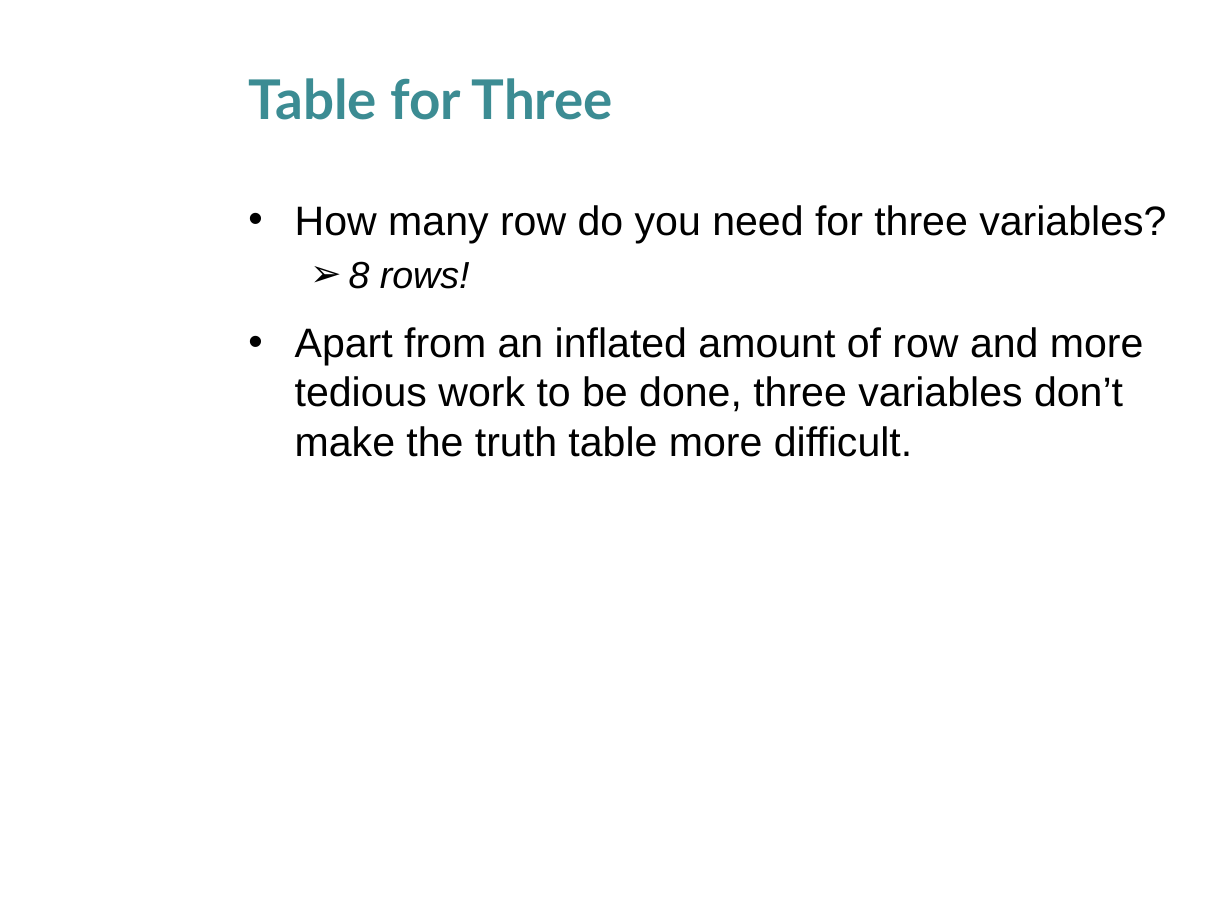
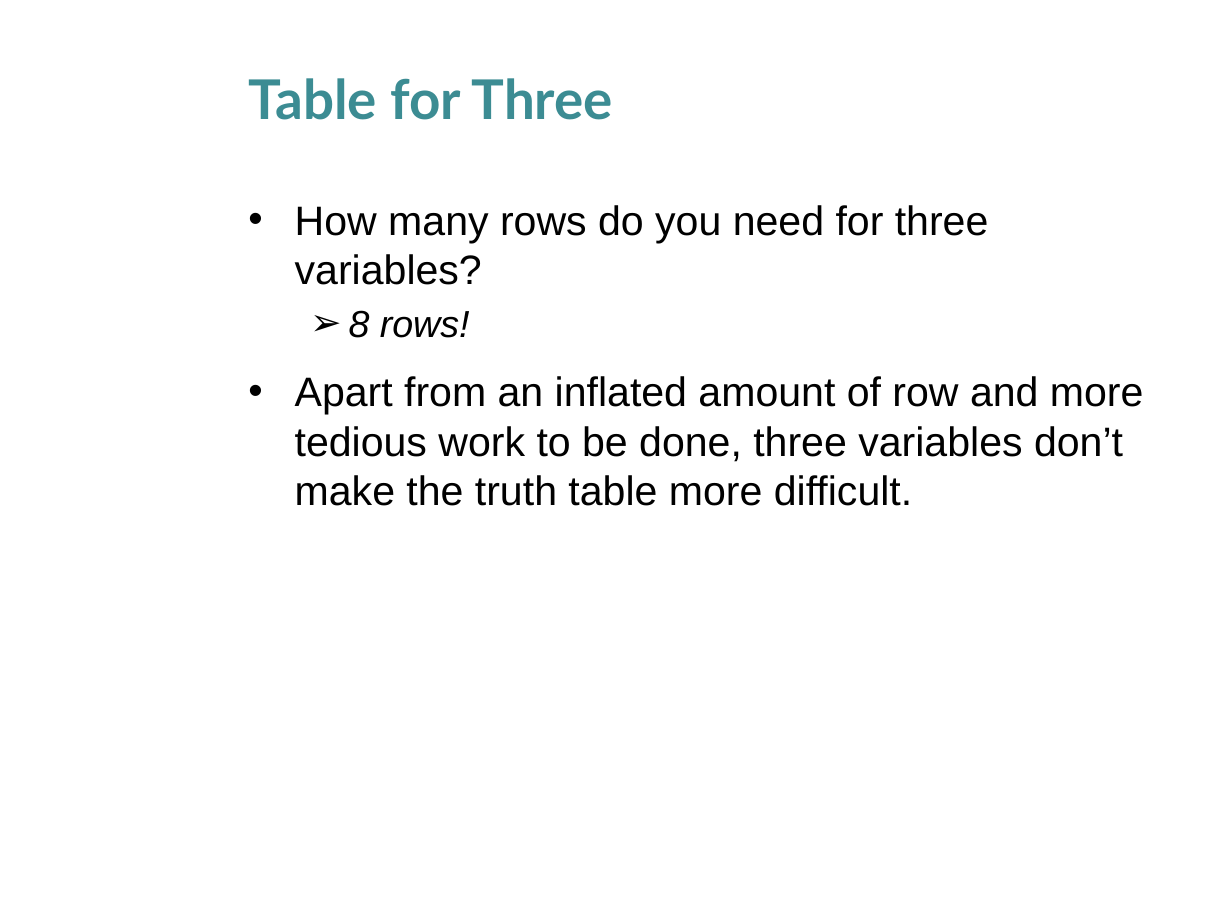
Before and after one commit to husathap/husathap.github.io, a slide deck: slide 27 of teaching/f15_cpsc217/Week_4_1.pptx. Drawn at 1232x924 pixels with LibreOffice and Linux fonts; fonts in the diff are those of the drawing; background and template pictures are left out. Boxes give left, top, right and bottom in pixels: in the first picture for what was removed or moved away, otherwise in the second. Text is boxed around its words. In the diff, an @@ line names an element or a change of style, - is before the commit and + after.

```diff
--- a/teaching/f15_cpsc217/Week_4_1.pptx
+++ b/teaching/f15_cpsc217/Week_4_1.pptx
@@ text at [295, 205, 989, 285]: text changed @@
-• How many row do you need for three variables?
+• How many rows do you need for three variables?
```
Also in this commit, not shown: 5 other slides changed, 2 other files.
